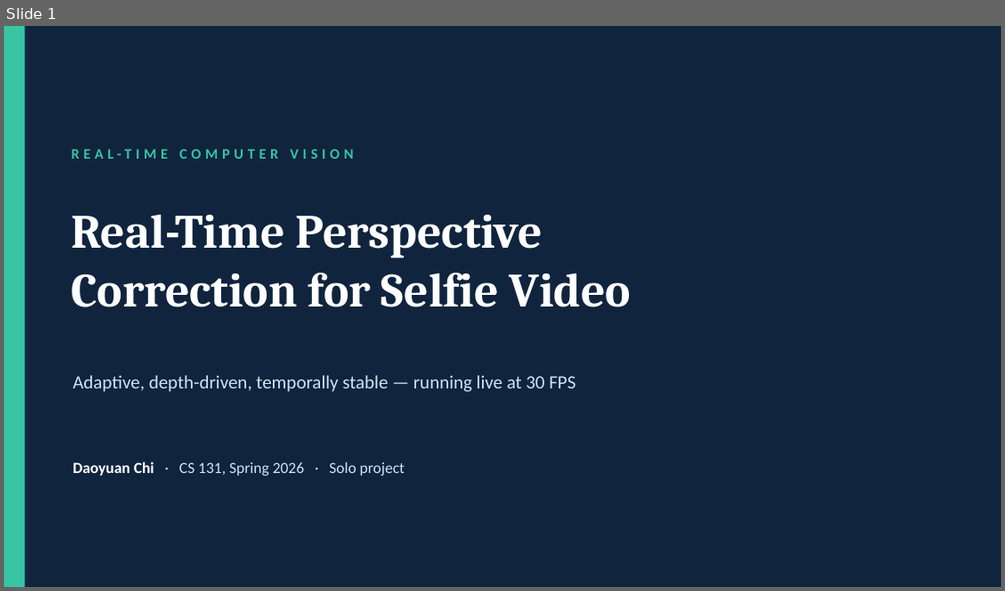
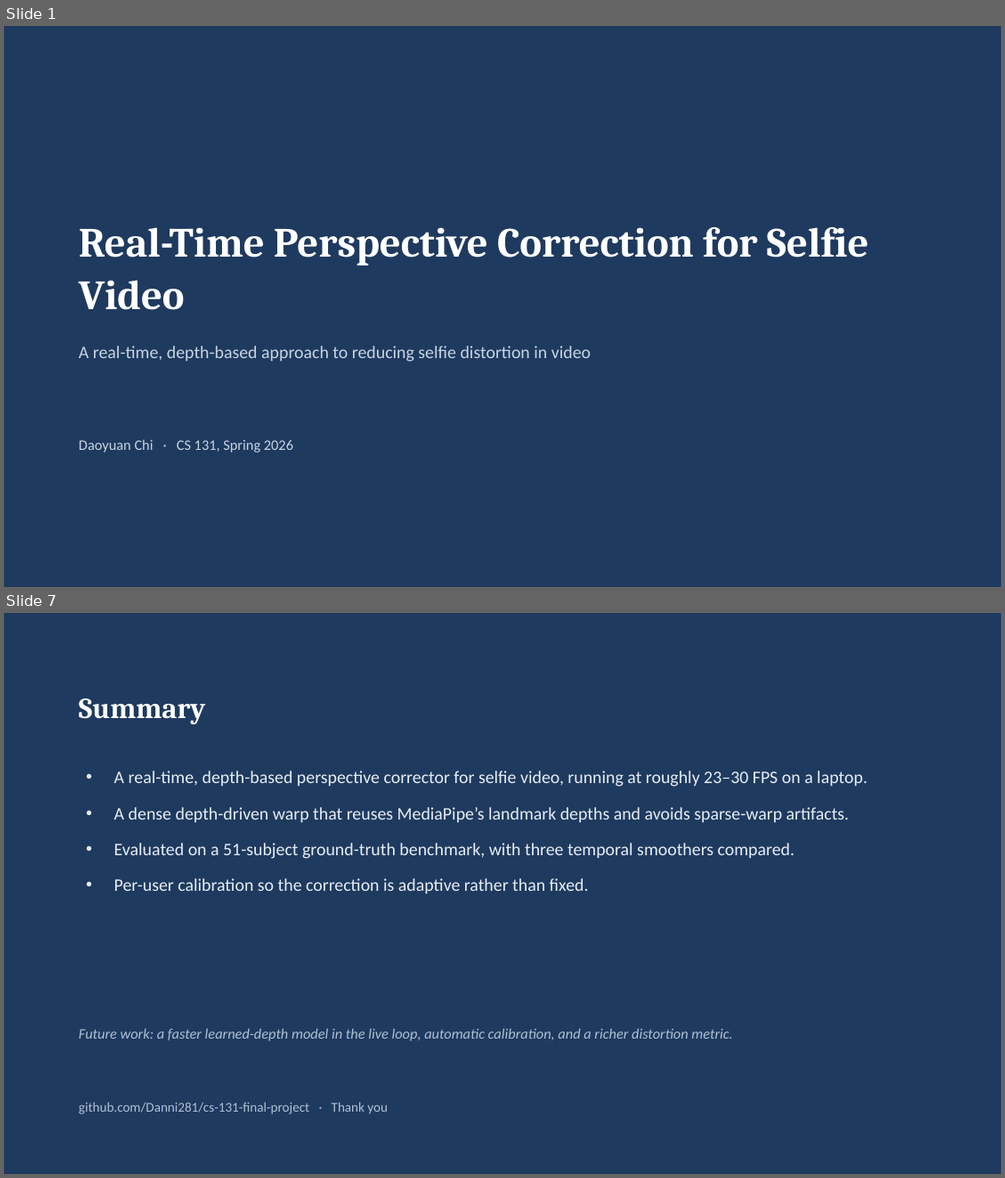
Before and after one commit to Danni281/selfie-perspective-correction, a slide deck: report/demo_slides.pptx. Shown one above the other, each under a label of ours: slide 1 before the commit, slides 1 and 7 after it; the slides between them are not shown. The pictures are 1005x591 and 1005x1178 pixels, drawn with LibreOffice and Linux fonts; fonts in the diff are those of the drawing. Boxes give left, top, right and bottom in pixels: in the first picture for what was removed or moved away, otherwise in the second. Text is boxed around its words. In the diff, an @@ line names an element or a change of style, - is before the commit and + after.

Commit message:
Rebuild demo deck: modest wording, minimal decoration, no face example
Per request: removed the 3-panel face before/after/truth figure from the
deck, plain white slides with a single navy heading and one accent color
(dropped the colored cards, accent bars, stat callouts, and icons), and
hedged the language throughout ("explore whether", "appears to be the
main limit", "roughly 23-30 FPS", "closing roughly 38-93%"). Seven
slides: title, problem, method pipeline, jitter result, CMDP result,
two observations + limitations, summary. Charts and the CMDP figure
unchanged.

```diff
--- a/report/demo_slides.pptx
+++ b/report/demo_slides.pptx
@@ slide 7 added at [4, 613, 1001, 1174], background #1F3A5F @@
@@ text added at [79, 698, 205, 724], 28 pt, text #FFFFFF, bold @@
+Summary
@@ text added at [114, 771, 867, 893], 17 pt, text #E6EDF4 @@
+• A real-time, depth-based perspective corrector for selfie video, running at roughly 23–30 FPS on a laptop.
+• A dense depth-driven warp that reuses MediaPipe’s landmark depths and avoids sparse-warp artifacts.
+• Evaluated on a 51-subject ground-truth benchmark, with three temporal smoothers compared.
+• Per-user calibration so the correction is adaptive rather than fixed.
@@ text added at [79, 1028, 732, 1041], 14 pt, text #AFC0D4, italic @@
+Future work: a faster learned-depth model in the live loop, automatic calibration, and a richer distortion metric.
@@ text added at [79, 1102, 388, 1114], 13 pt, text #AFC0D4 @@
+github.com/Danni281/cs-131-final-project · Thank you
@@ slide 1 changed as well @@
@@ background #10243E to #1F3A5F @@
@@ rectangle removed at [4, 26, 25, 587] @@
@@ text at [79, 227, 869, 310]: text changed; size 46 to 40 pt @@
-Real-Time Perspective
-Correction for Selfie Video
+Real-Time Perspective Correction for Selfie Video
@@ text at [79, 346, 591, 362]: text changed; size 14 to 17 pt; text colour #37C5A3 to #C7D4E2; bold off @@
-REAL-TIME COMPUTER VISION
+A real-time, depth-based approach to reducing selfie distortion in video
@@ text removed at [73, 375, 575, 392] @@
-Adaptive, depth-driven, temporally stable — running live at 30 FPS
@@ text at [79, 439, 293, 452]: text changed; size 15 to 14 pt; text colour #CFE3F2 to #C7D4E2 @@
-Daoyuan Chi · CS 131, Spring 2026 · Solo project
+Daoyuan Chi · CS 131, Spring 2026
```
Also in this commit, not shown: 4 other slides changed, 1 other slide added, 2 slides removed, 1 other file.
